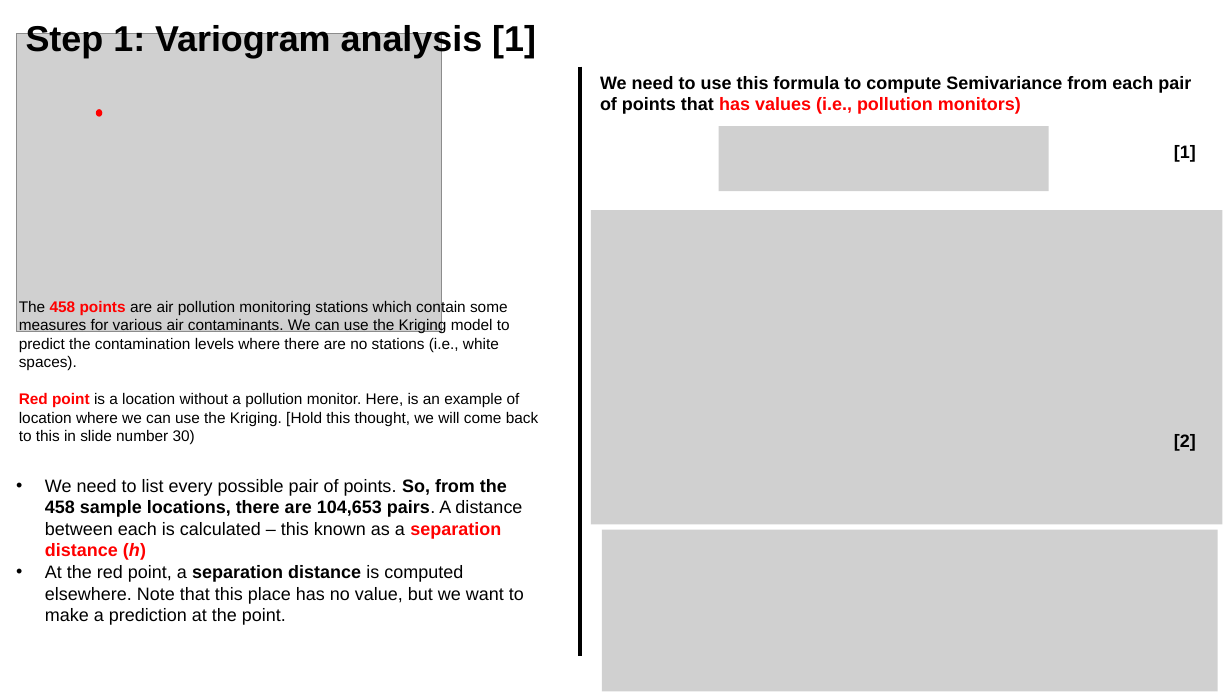
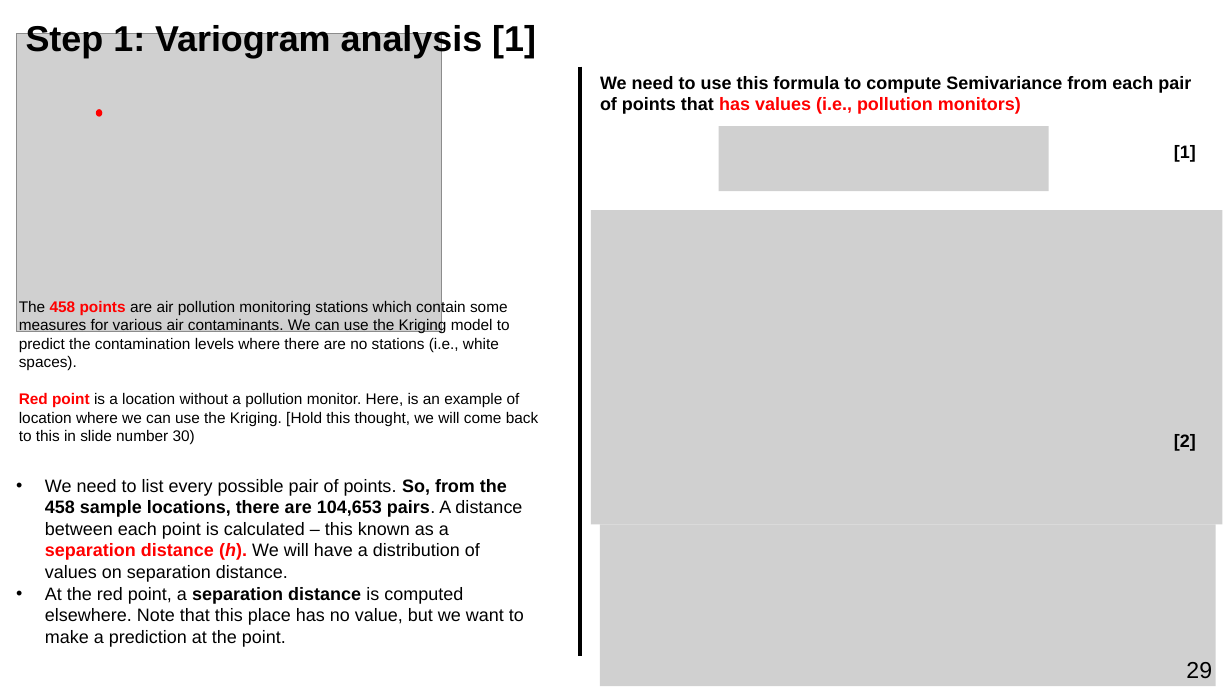
Before and after one commit to UCLPG-MSC-SGDS/GEOG0114, a slide deck: slide 29 of Lecture_notes_powerpoint/Week 6 Lecture Notes - Geostatistical Modelling.pptx (slide 26 before the commit). Drawn at 1232x693 pixels with LibreOffice and Linux fonts; fonts in the diff are those of the drawing; grey boxes stand for pictures. Boxes give left, top, right and bottom in pixels: in the first picture for what was removed or moved away, otherwise in the second. Text is boxed around its words. In the diff, an @@ line names an element or a change of style, - is before the commit and + after.

```diff
--- a/Lecture_notes_powerpoint/Week 6 Lecture Notes - Geostatistical Modelling.pptx
+++ b/Lecture_notes_powerpoint/Week 6 Lecture Notes - Geostatistical Modelling.pptx
@@ text at (45,479,522,582): text changed @@
-• We need to list every possible pair of points. So, from the 458 sample locations, there are 104,653 pairs. A distance between each is calculated – this known as a separation distance (h)
+• We need to list every possible pair of points. So, from the 458 sample locations, there are 104,653 pairs. A distance between each point is calculated – this known as a separation distance (h). We will have a distribution of values on separation distance.
@@ picture: place and size @@
-picture at (602,530,1217,691)
+picture at (600,524,1215,686)
@@ page number removed at (1165,646,1220,661) @@
-26
@@ page number added at (1186,662,1212,678), 18 pt, text #000000 @@
+29
```
Also in this commit, not shown: 34 other slides changed, 4 slides added, 3 other files.
